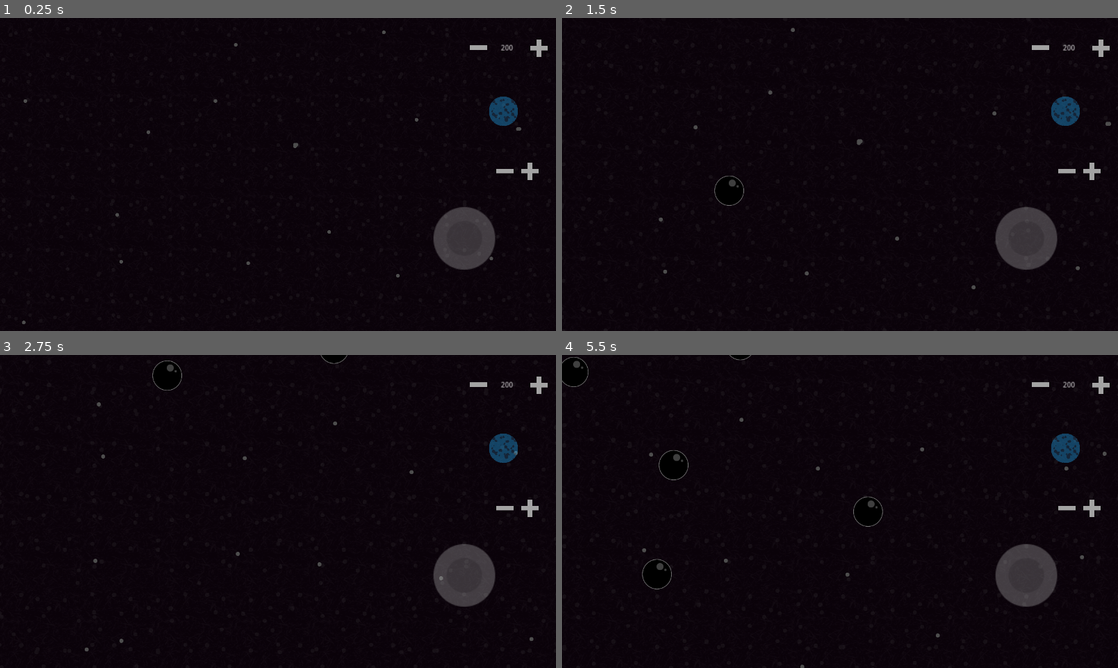
Above: before the commit, frames 1-4 (two rows, left to right).
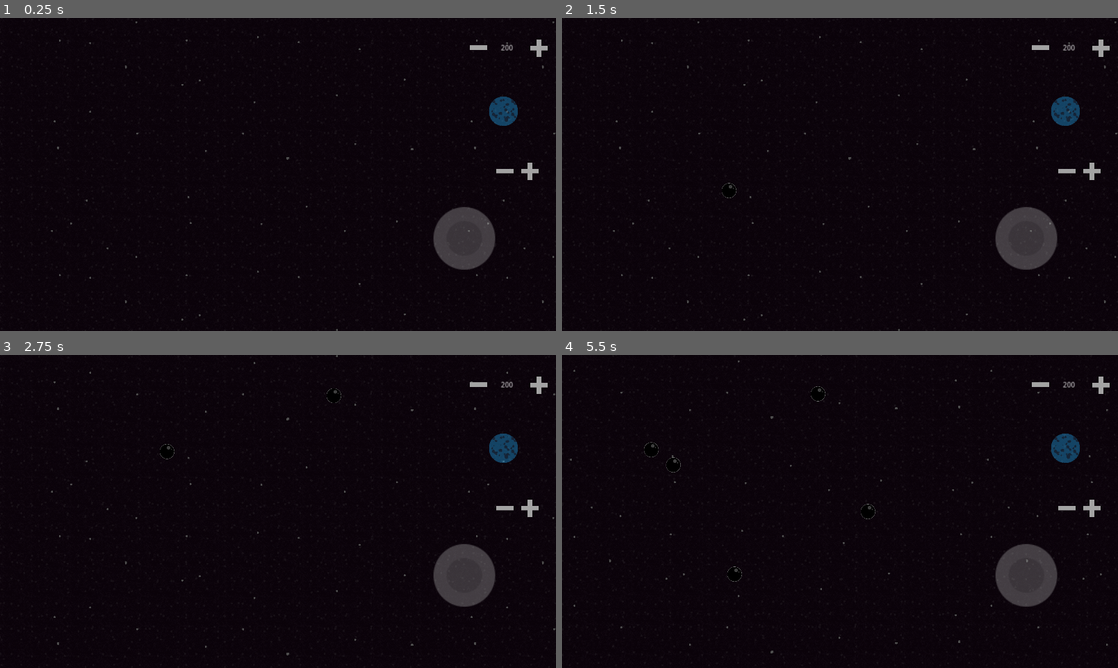
Above: after the commit, the same moments.

Repository: ArielLeiva/SimulacionGravitacional
Game: Godot game, scene res://scenes/space.tscn
Same seed, same stepped clock (60 frames per second), same inputs: the game is played once before the commit and once after it.
Inputs (mouse positions are in pixels of both pictures, inside the frame that each line leads up to):
- Up to frame 1 (0.25 s): no input
- Up to frame 2 (1.5 s): tap Enter at 0.5 s; move the mouse to (962, 158) at 0.52 s; press the mouse at (962, 158) at 0.53 s; hold Tab (fast_forward, bound only after the commit) 0.53-1.25 s; right-click (962, 158) at 0.6 s; release the mouse at (962, 158) at 1.25 s; tap Space (start_stop) at 1.25 s; drag from (728, 190) to (812, 237) at 1.27 s
- Up to frame 3 (2.75 s): tap Space (start_stop) at 2 s; move the mouse to (333, 442) at 2.02 s; hold Tab (fast_forward, bound only after the commit) from 2.03 s (still down); hold Down (camera_down) from 2.03 s (still down); click (333, 442) at 2.3 s
- Up to frame 4 (5.5 s): release Tab (fast_forward, bound only after the commit) at 2.75 s; release Down (camera_down) at 2.75 s; drag from (812, 574) to (673, 464) at 2.77 s; tap Space (start_stop) at 3.5, 5 s; move the mouse to (1006, 558) at 3.52 s; hold Right (camera_right) 3.53-4.25 s; click (1006, 558) at 3.8 s; drag from (673, 464) to (756, 433) at 4.27 s; move the mouse to (867, 511) at 5.02 s; hold Middle mouse button (drag_camera) from 5.03 s (still down); click (867, 511) at 5.3 s

The runs differ from the first frame. In frame 1, 0.2% of the frame differs, in the area x 4-100%, y 1-100%; in frame 2, 0.3%; in frame 3, 0.4%; in frame 4, 0.6%, in the area x 0-99%, y 0-100%.

Commit message:
Agregada física de rebotes y fast forward

Diff:
--- a/project.godot
+++ b/project.godot
@@ -92,6 +92,11 @@
 "events": [Object(InputEventMouseButton,"resource_local_to_scene":false,"resource_name":"","device":-1,"window_id":0,"a …(257 unchanged characters)…
 ]
 }
+fast_forward={
+"deadzone": 0.5,
+"events": [Object(InputEventKey,"resource_local_to_scene":false,"resource_name":"","device":-1,"window_id":0,"alt_pressed":false,"shift_pressed":false,"ctrl_pressed":false,"meta_pressed":false,"pressed":false,"keycode":0,"physical_keycode":4194306,"key_label":0,"unicode":0,"echo":false,"script":null)
+]
+}
 
 [input_devices]
 
--- a/scenes/balls.tscn
+++ b/scenes/balls.tscn
@@ -4,6 +4,8 @@
 [ext_resource type="Texture2D" uid="uid://d0qqbg43hwkee" path="res://assets/ball.png" id="2_4onni"]
 
 [sub_resource type="PhysicsMaterial" id="PhysicsMaterial_j0yhm"]
+friction = 0.0
+bounce = 0.7
 
 [node name="Ball" type="RigidBody2D"]
 physics_material_override = SubResource("PhysicsMaterial_j0yhm")
--- a/scenes/prev.gd
+++ b/scenes/prev.gd
@@ -1,4 +1,4 @@
 extends Sprite2D
 
-func _process(delta):
+func _process(_delta):
 	scale = Vector2(glob.new_vol, glob.new_vol)
--- a/scenes/space.tscn
+++ b/scenes/space.tscn
@@ -1,19 +1,28 @@
-[gd_scene load_steps=5 format=3 uid="uid://d3i80ym3tqa2e"]
+[gd_scene load_steps=6 format=3 uid="uid://d3i80ym3tqa2e"]
 
 [ext_resource type="PackedScene" uid="uid://ds146y5rievr3" path="res://scenes/UI.tscn" id="2_leqvt"]
 [ext_resource type="Texture2D" uid="uid://blhr5qcj8mc1a" path="res://assets/fondo.png" id="5_kxbt0"]
 [ext_resource type="Script" path="res://scripts/movecam.gd" id="6_nfv5j"]
 [ext_resource type="Script" path="res://scripts/stage.gd" id="7_netmt"]
 
+[sub_resource type="RectangleShape2D" id="RectangleShape2D_lune6"]
+size = Vector2(2562, 1440)
+
 [node name="Node2D" type="Node2D"]
 
-[node name="TextureRect" type="TextureRect" parent="."]
+[node name="Area2D" type="Area2D" parent="."]
+
+[node name="TextureRect" type="TextureRect" parent="Area2D"]
 offset_left = -8253.0
 offset_top = -5009.0
 offset_right = 9205.0
 offset_bottom = 3741.0
 texture = ExtResource("5_kxbt0")
 stretch_mode = 1
+
+[node name="CollisionShape2D" type="CollisionShape2D" parent="Area2D"]
+position = Vector2(642, 361)
+shape = SubResource("RectangleShape2D_lune6")
 
 [node name="CanvasLayer" parent="." instance=ExtResource("2_leqvt")]
 
--- a/scripts/balls.gd
+++ b/scripts/balls.gd
@@ -21,10 +21,9 @@
 	#TODO: Support mobile ball deleting
 	if event.is_pressed() and ((event is InputEventMouseButton and event.is_action("r_click"))):
 		if is_inside_ball(camera.camera_to_global(event.position)):
-			print(get_parent())
 			queue_free()
 
-func _physics_process(delta):
+func _physics_process(_delta):
 	if glob.attract:
 		var rsqr = 0
 		for x in get_tree().get_nodes_in_group("balls"):
--- a/scripts/button_timer.gd
+++ b/scripts/button_timer.gd
@@ -23,7 +23,6 @@
 func _on_timeout():
 
 	if !st.conds[button_id]:
-		print("Destruido")
 		queue_free()
 	else:
 		change(button_id)
--- a/scripts/mass.gd
+++ b/scripts/mass.gd
@@ -1,4 +1,4 @@
 extends Label
 
-func _process(delta):
+func _process(_delta):
 	text = str(glob.new_mass)
--- a/scripts/movecam.gd
+++ b/scripts/movecam.gd
@@ -1,13 +1,11 @@
 extends Camera2D
 
-@onready var txt = $TextEdit
-@onready var prev = $prev
 @export var speed: float = 500
 var drag_held: bool = false
 
-var min = Vector2(0.2,0.2)
-var max = Vector2(2,2)
-var des_zoom = Vector2(1,1)
+var min_zoom = Vector2(0.2,0.2)
+var max_zoom = Vector2(2,2)
+var des_zoom = Vector2(0.5,0.5)
 var zoom_speed = 0.1
 # Used for camera drag
 var old_offset = Vector2.ZERO
@@ -19,7 +17,7 @@
 
 func _process(delta):
 	#position.x += speed
-	des_zoom = clamp(des_zoom, min, max)
+	des_zoom = clamp(des_zoom, min_zoom, max_zoom)
 	zoom = lerp(zoom, des_zoom, 0.1)
 
 	var vel = Vector2(0,0)
@@ -49,8 +47,8 @@
 	if event is InputEventMouseButton:
 		if event.is_pressed():
 			if (event.button_index == MOUSE_BUTTON_WHEEL_UP):
-				if(des_zoom < max):
+				if(des_zoom < max_zoom):
 					des_zoom += Vector2(zoom_speed, zoom_speed)
 			if (event.button_index == MOUSE_BUTTON_WHEEL_DOWN):
-				if (des_zoom > min):
+				if (des_zoom > min_zoom):
 					des_zoom -= Vector2(zoom_speed, zoom_speed)
--- a/scripts/stage.gd
+++ b/scripts/stage.gd
@@ -4,6 +4,7 @@
 var button_timer = preload("res://scenes/button_timer.tscn")
 var mouse_pos = Vector2.ZERO
 
+var fast_forward = false
 var add_mass = false
 var sub_mass = false
 var add_vol = false
@@ -27,13 +28,20 @@
 		if inside_camera(mouse_pos):
 			var x = ball.instantiate()
 			x.position = camera.camera_to_global(mouse_pos)
-			print(x.position)
 			x.mass = glob.new_mass
 			x.proportion = glob.new_vol
 			add_child(x)
 			x.add_to_group("balls")
 	elif event is InputEventKey and (event.keycode == KEY_SPACE and event.is_pressed()) or event.is_action_pressed("start_stop"):
 		glob.attract = !glob.attract
+	if event.is_action_pressed("fast_forward"):
+		if !fast_forward:
+			Engine.time_scale = 4
+			fast_forward = true
+		else:
+			Engine.time_scale = 1
+			fast_forward = false
+
 
 	var i = 0
 	for a in actions:
